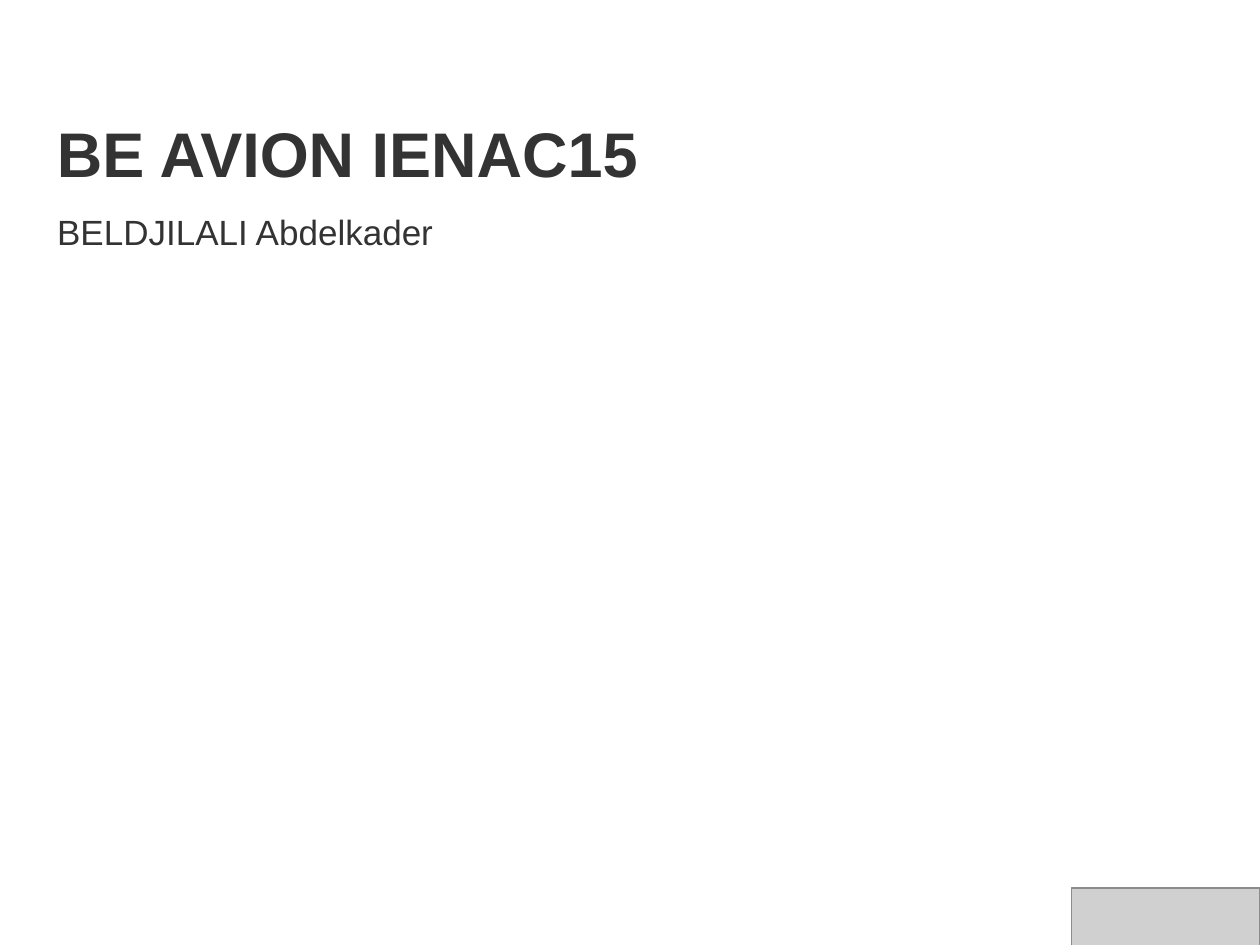
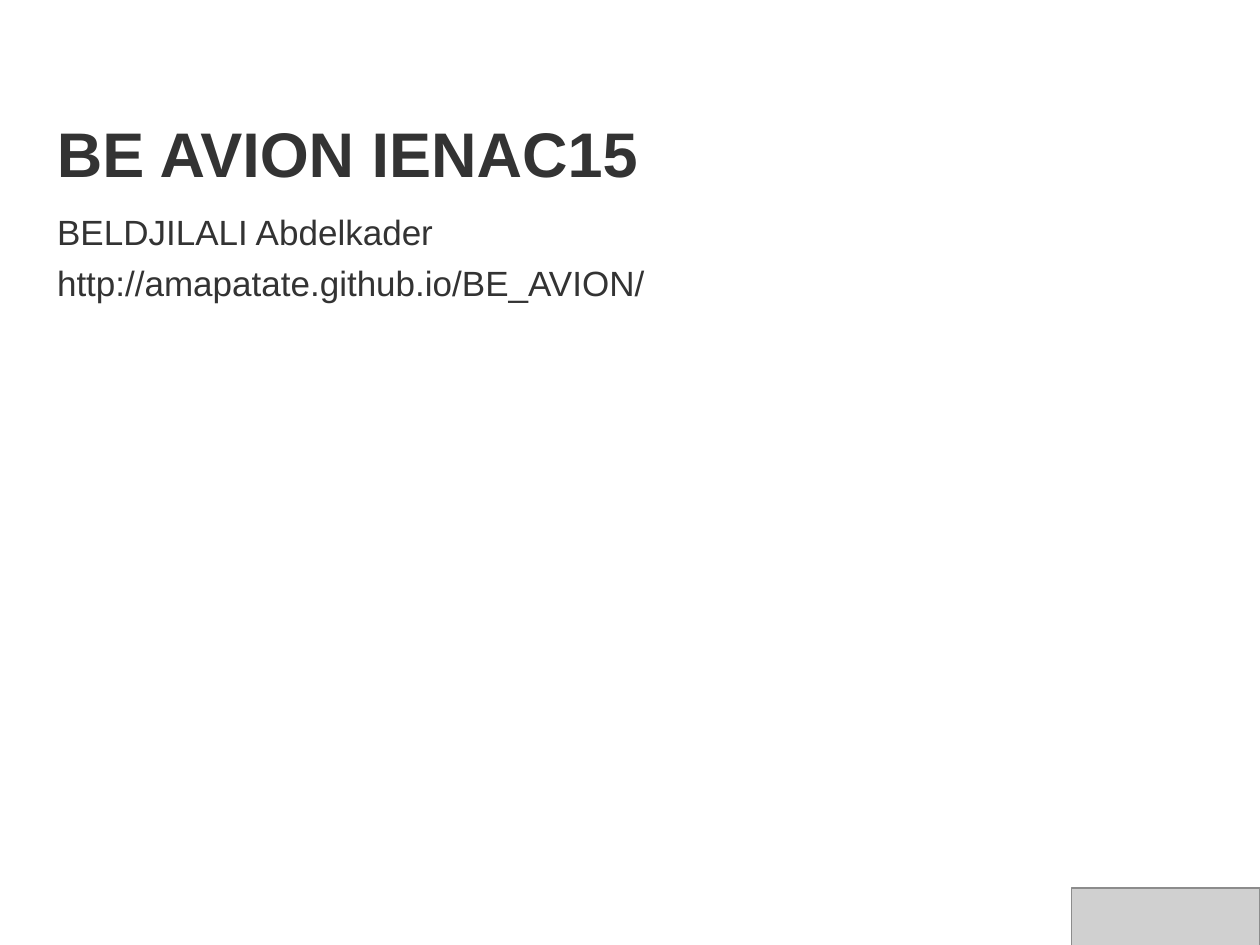
Before and after one commit to amapatate/BE_AVION, a slide deck: slide 1 of doc/be_avion_prez.odp. Drawn at 1260x945 pixels with LibreOffice and Linux fonts; fonts in the diff are those of the drawing; grey boxes stand for pictures; background and template pictures are left out. Boxes give left, top, right and bottom in pixels: in the first picture for what was removed or moved away, otherwise in the second. Text is boxed around its words. In the diff, an @@ line names an element or a change of style, - is before the commit and + after.

```diff
--- a/doc/be_avion_prez.odp
+++ b/doc/be_avion_prez.odp
@@ subtitle at (x1=57, y1=270, x2=644, y2=303): paragraph added @@
+http://amapatate.github.io/BE_AVION/
```
Also in this commit, not shown: 17 other slides changed, 17 slides added, 5 slides removed, 7 other files.
